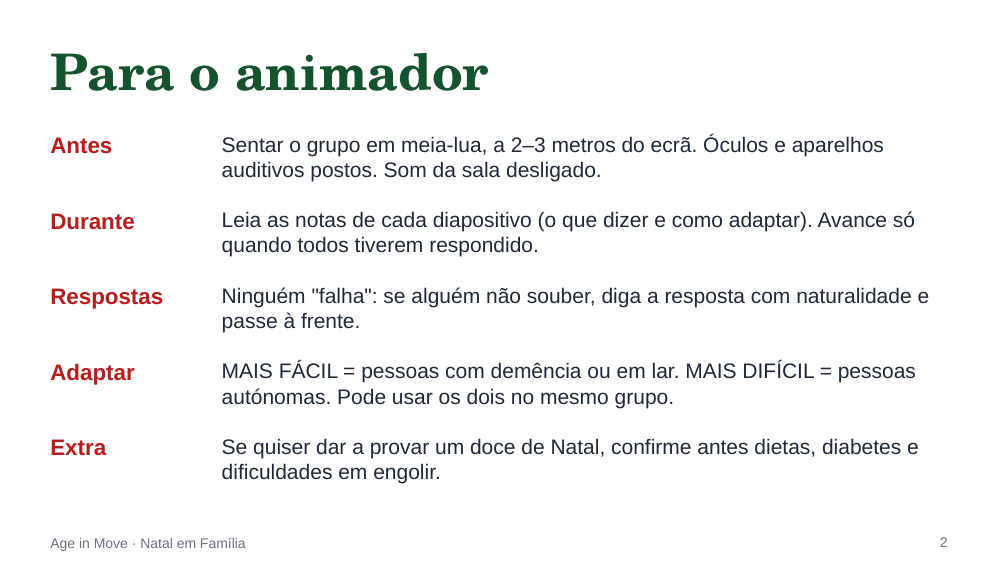
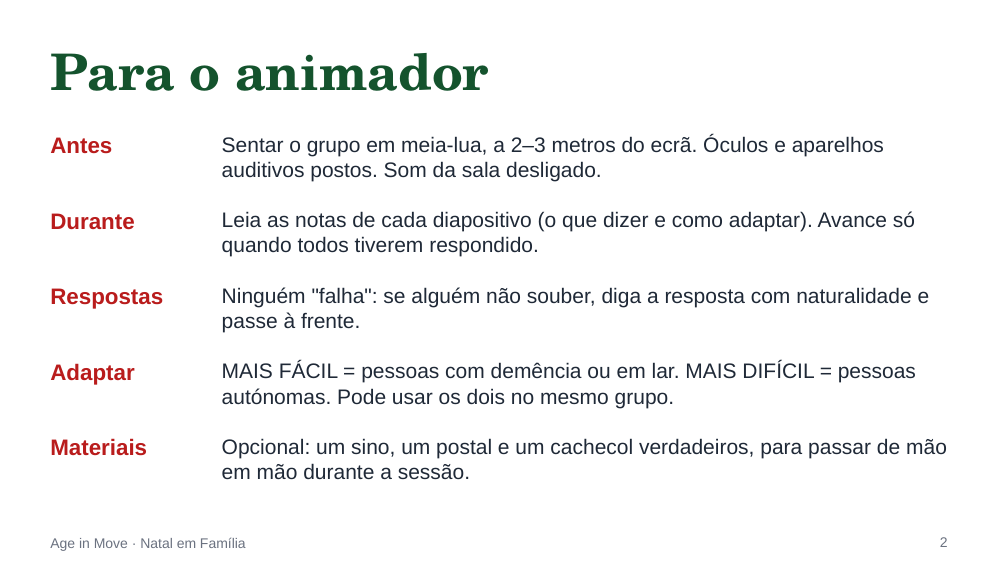
Before and after one commit to ageinmove25-bit/age-in-move-platform, a slide deck: slide 2 of materiais/powerpoints/pptx/v2/natal-em-familia.pptx. Drawn at 1008x567 pixels with LibreOffice and Linux fonts; fonts in the diff are those of the drawing. Boxes give left, top, right and bottom in pixels: in the first picture for what was removed or moved away, otherwise in the second. Text is boxed around its words. In the diff, an @@ line names an element or a change of style, - is before the commit and + after.

```diff
--- a/materiais/powerpoints/pptx/v2/natal-em-familia.pptx
+++ b/materiais/powerpoints/pptx/v2/natal-em-familia.pptx
@@ text at bbox=[50, 438, 147, 456]: text changed @@
-Extra
+Materiais
@@ text at bbox=[222, 438, 947, 480]: text changed @@
-Se quiser dar a provar um doce de Natal, confirme antes dietas, diabetes e dificuldades em engolir.
+Opcional: um sino, um postal e um cachecol verdadeiros, para passar de mão em mão durante a sessão.
```
Also in this commit, not shown: 11 other slides changed, 1 slide added, 1 slide removed, 24 other files.
